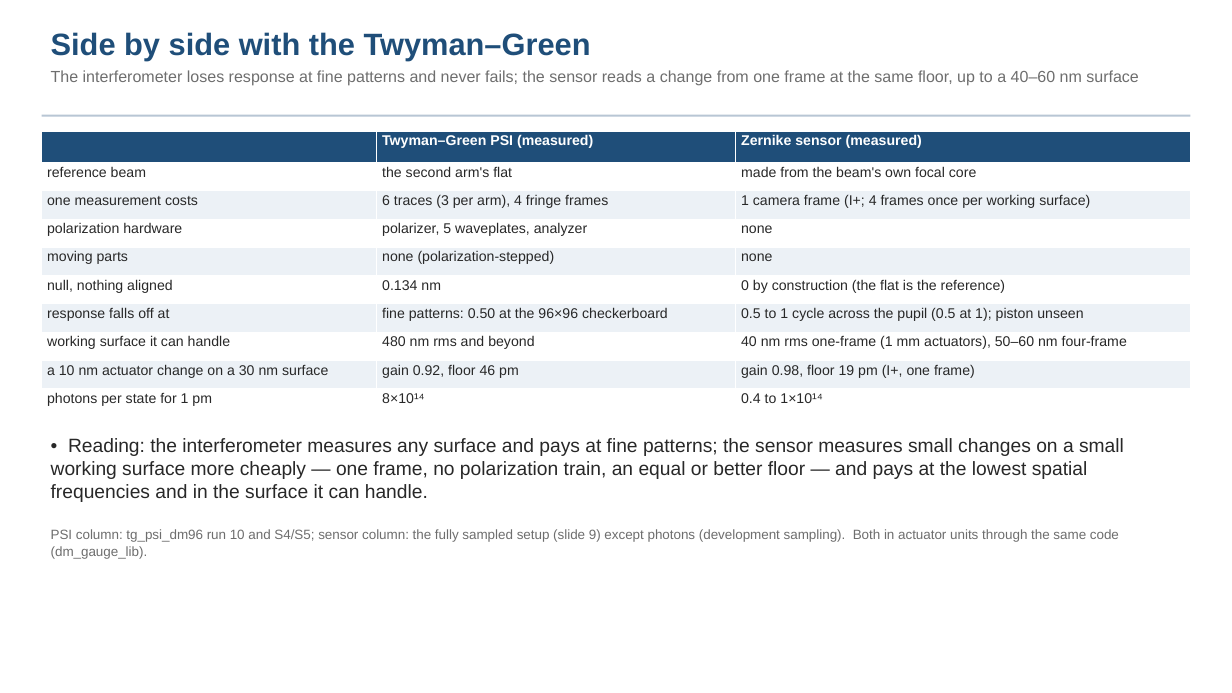
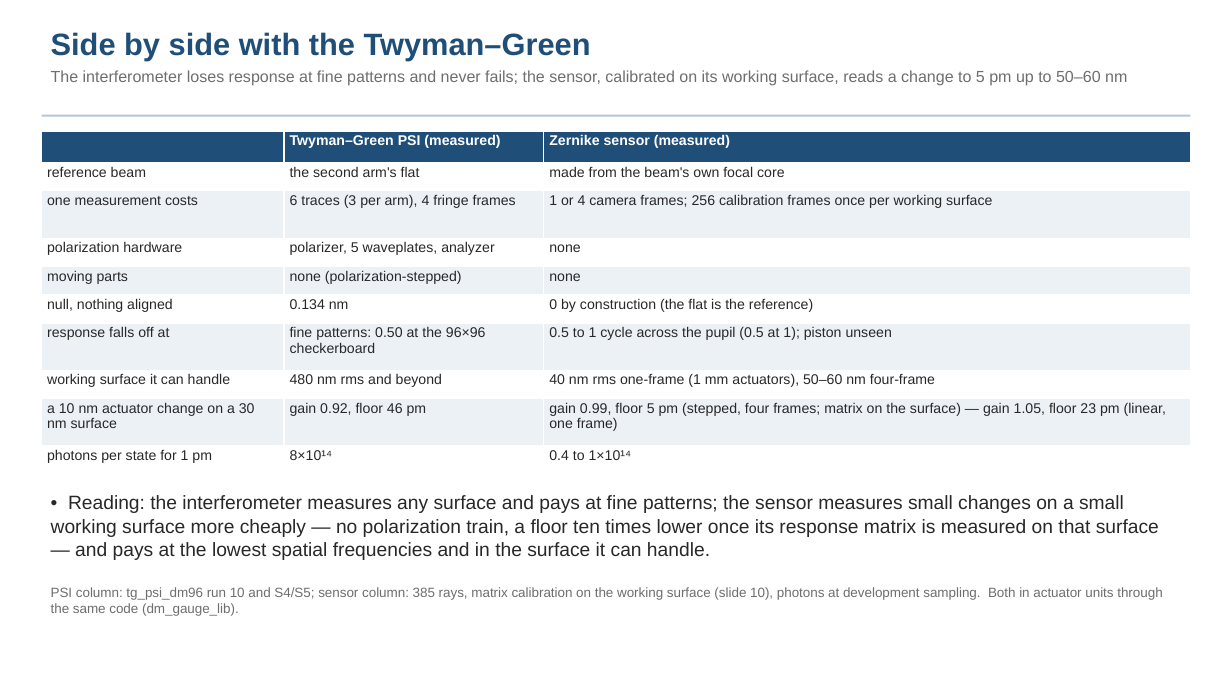
Before and after one commit to nasa-jpl/macos, a slide deck: slide 15 of demo_session/deck_zwfs.pptx (slide 14 before the commit). Drawn at 1232x693 pixels with LibreOffice and Linux fonts; fonts in the diff are those of the drawing. Boxes give left, top, right and bottom in pixels: in the first picture for what was removed or moved away, otherwise in the second. Text is boxed around its words. In the diff, an @@ line names an element or a change of style, - is before the commit and + after.

Commit message:
ZWFS S10 record + deck fold 3d (the measured-response-matrix calibration; matrix on the working surface -> 5 pm); slice (resources 8181893)

```diff
--- a/demo_session/deck_zwfs.pptx
+++ b/demo_session/deck_zwfs.pptx
@@ text at (x1=51, y1=70, x2=1127, y2=86): text changed @@
-The interferometer loses response at fine patterns and never fails; the sensor reads a change from one frame at the same floor, up to a 40–60 nm surface
+The interferometer loses response at fine patterns and never fails; the sensor, calibrated on its working surface, reads a change to 5 pm up to 50–60 nm
@@ table at (x1=42, y1=131, x2=1190, y2=471) @@
-row 3, column 3: 1 camera frame (I+; 4 frames once per working surface)
+row 3, column 3: 1 or 4 camera frames; 256 calibration frames once per working surface
-row 9, column 3: gain 0.98, floor 19 pm (I+, one frame)
+row 9, column 3: gain 0.99, floor 5 pm (stepped, four frames; matrix on the surface) — gain 1.05, floor 23 pm (linear, one frame)
@@ text at (x1=51, y1=495, x2=1159, y2=560): text changed @@
-• Reading: the interferometer measures any surface and pays at fine patterns; the sensor measures small changes on a small working surface more cheaply — one frame, no polarization train, an equal or better floor — and pays at the lowest spatial frequencies and in the surface it can handle.
+• Reading: the interferometer measures any surface and pays at fine patterns; the sensor measures small changes on a small working surface more cheaply — no polarization train, a floor ten times lower once its response matrix is measured on that surface — and pays at the lowest spatial frequencies and in the surface it can handle.
@@ text at (x1=51, y1=587, x2=1162, y2=616): text changed @@
-PSI column: tg_psi_dm96 run 10 and S4/S5; sensor column: the fully sampled setup (slide 9) except photons (development sampling). Both in actuator units through the same code (dm_gauge_lib).
+PSI column: tg_psi_dm96 run 10 and S4/S5; sensor column: 385 rays, matrix calibration on the working surface (slide 10), photons at development sampling. Both in actuator units through the same code (dm_gauge_lib).
```
Also in this commit, not shown: 5 other slides changed, 1 slide added, 5 other files.
